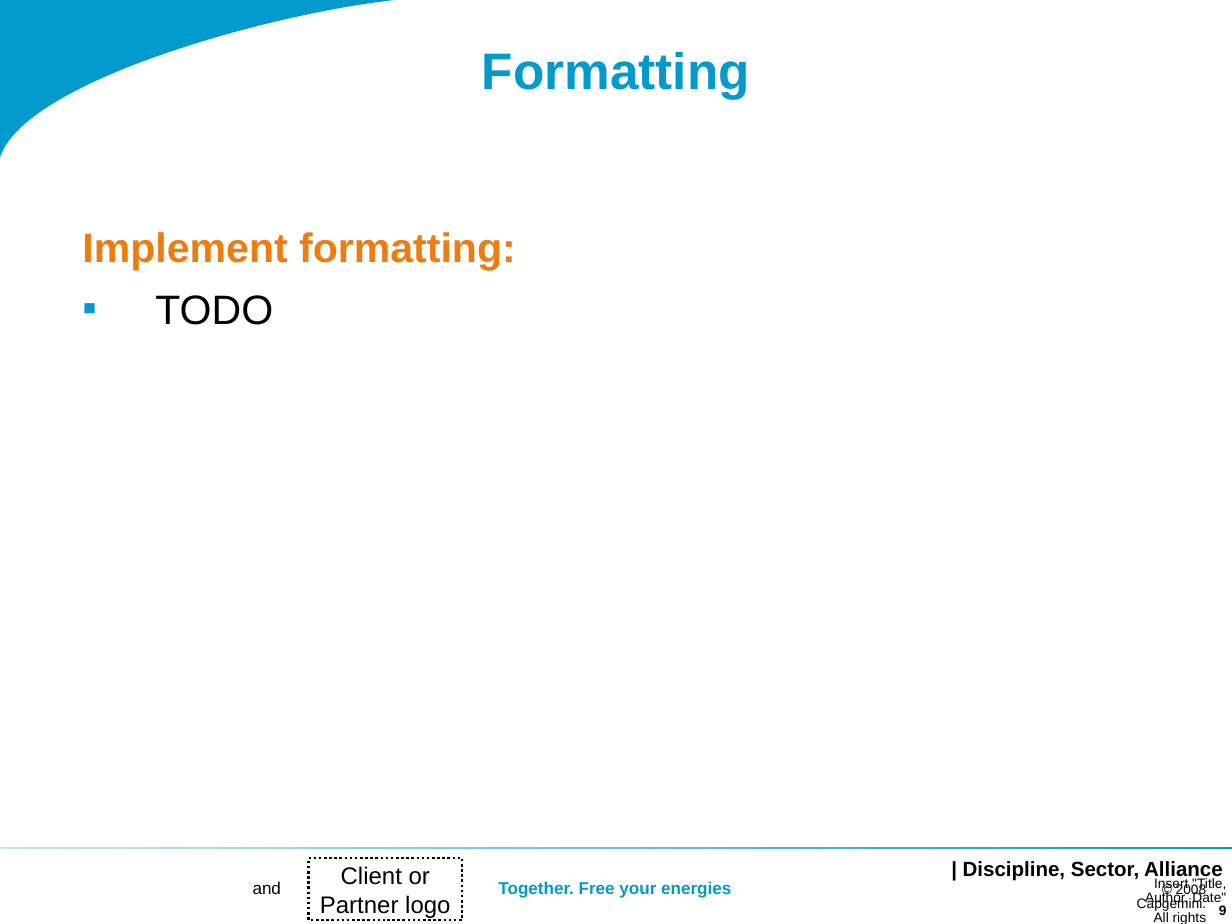
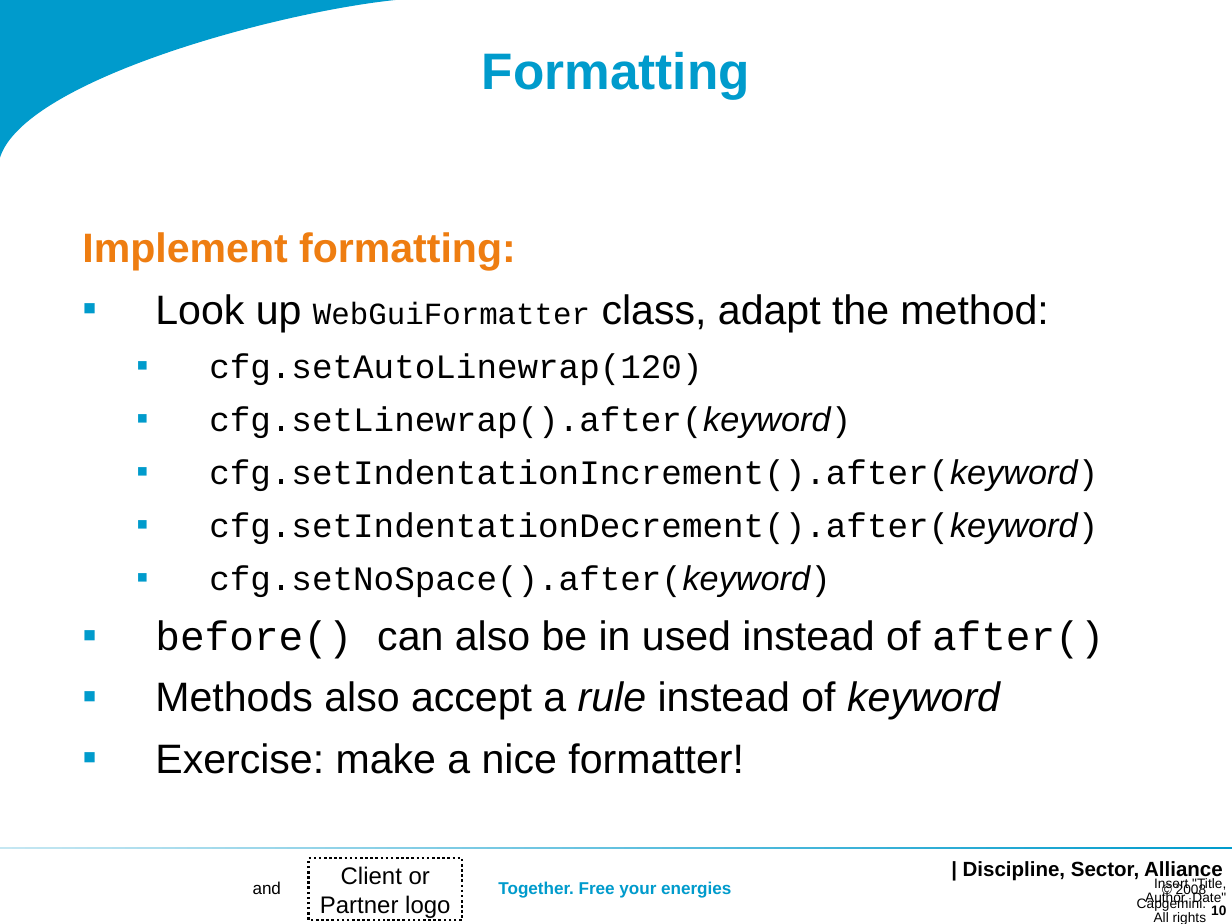
Before and after one commit to dslmeinte/xtext-workshop-code1, a slide deck: slide 10 of org.xtext.workshop.notes/sheets/Workshop 2.ppt (slide 9 before the commit). Drawn at 1232x924 pixels with LibreOffice and Linux fonts; fonts in the diff are those of the drawing; background and template pictures are left out. Boxes give left, top, right and bottom in pixels: in the first picture for what was removed or moved away, otherwise in the second. Text is boxed around its words. In the diff, an @@ line names an element or a change of style, - is before the commit and + after.

Commit message:
added sheets for: outline, and formatting.

```diff
--- a/org.xtext.workshop.notes/sheets/Workshop 2.ppt
+++ b/org.xtext.workshop.notes/sheets/Workshop 2.ppt
@@ text at box(155, 294, 1105, 774): text changed; size 24 to 20 pt; font Arial to Courier New @@
-▪ TODO
+▪ Look up WebGuiFormatter class, adapt the method:
+  ▪ cfg.setAutoLinewrap(120)
+  ▪ cfg.setLinewrap().after(keyword)
+  ▪ cfg.setIndentationIncrement().after(keyword)
+  ▪ cfg.setIndentationDecrement().after(keyword)
+  ▪ cfg.setNoSpace().after(keyword)
+▪ before() can also be in used instead of after()
+▪ Methods also accept a rule instead of keyword
+▪ Exercise: make a nice formatter!
@@ page number at box(1211, 905, 1226, 915): text changed @@
-9
+10
```
Also in this commit, not shown: 2 other slides changed, 1 slide added.
